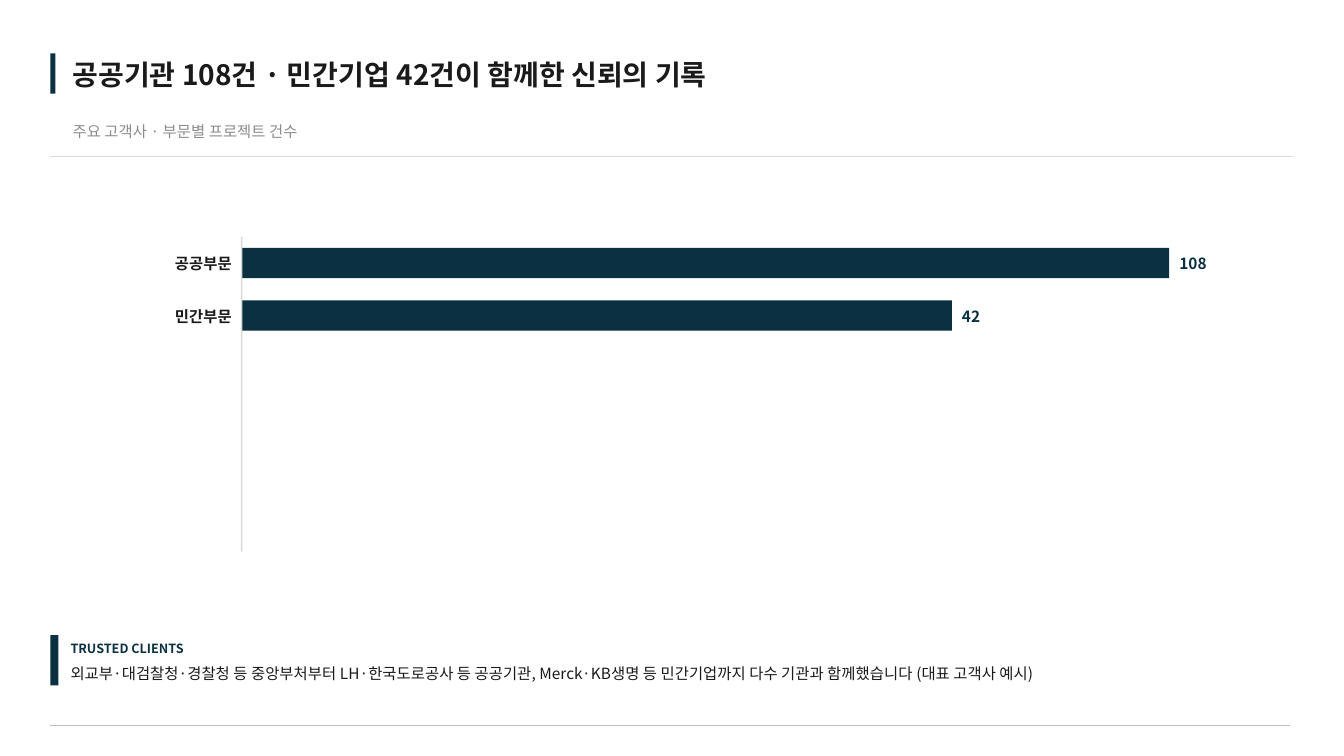
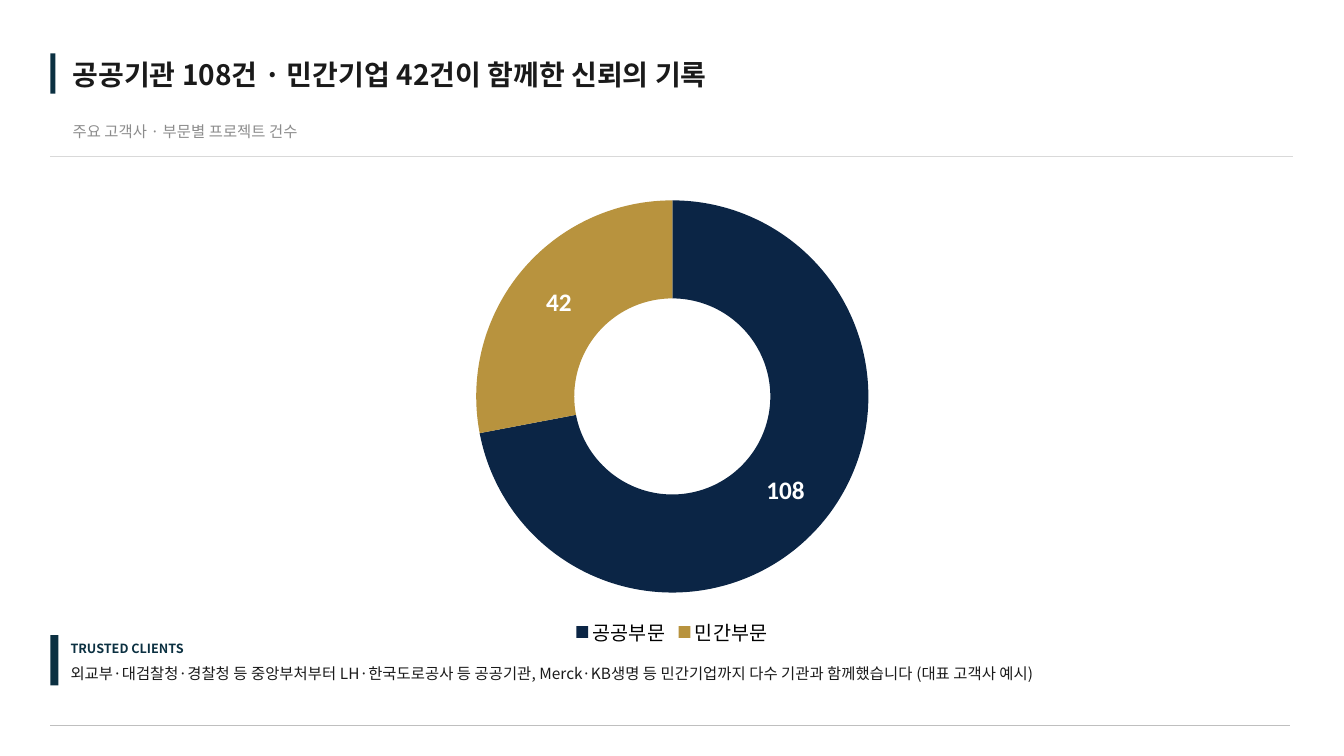
Before and after one commit to cis1273-ai/company-homepage, a slide deck: slide 10 of public/company-profile.pptx. Drawn at 1344x756 pixels with LibreOffice and Linux fonts; fonts in the diff are those of the drawing. Boxes give left, top, right and bottom in pixels: in the first picture for what was removed or moved away, otherwise in the second. Text is boxed around its words. In the diff, an @@ line names an element or a change of style, - is before the commit and + after.

```diff
--- a/public/company-profile.pptx
+++ b/public/company-profile.pptx
@@ doughnut chart added at bbox=[370, 187, 975, 650] @@
+categories: 공공부문, 민간부문
+Series 1: 108, 42
@@ rectangle removed at bbox=[241, 237, 242, 552] @@
@@ text removed at bbox=[175, 256, 232, 271] @@
-공공부문
@@ rectangle removed at bbox=[242, 248, 1170, 278] @@
@@ text removed at bbox=[1179, 257, 1206, 269] @@
-108
@@ text removed at bbox=[175, 309, 232, 324] @@
-민간부문
@@ rectangle removed at bbox=[242, 300, 952, 331] @@
@@ text removed at bbox=[962, 310, 980, 322] @@
-42
```
Also in this commit, not shown: 2 other slides changed, 1 other file.
